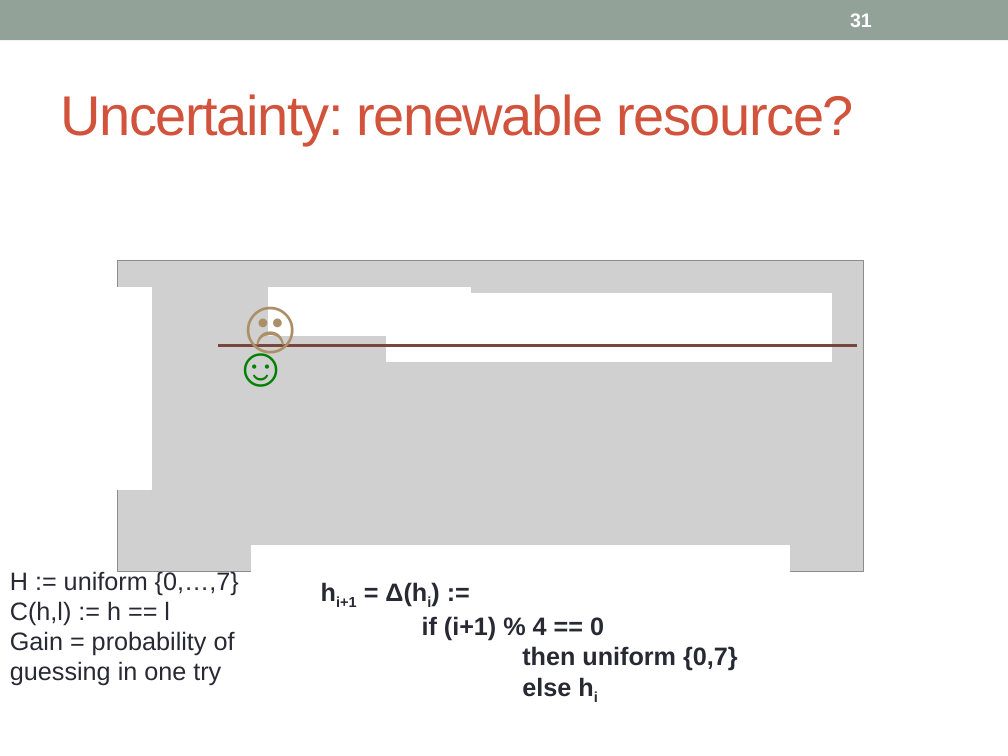
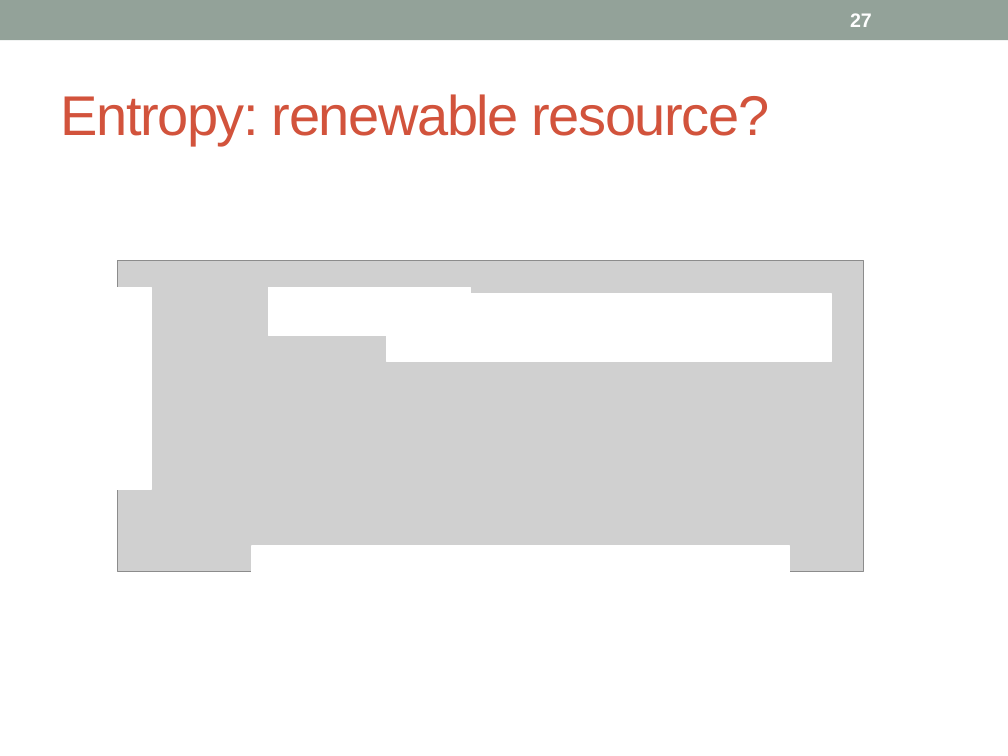
Before and after one commit to piotrm0/piotrm0.github.io, a slide deck: slide 27 of docs/mardziel15hcss.pres.pptx (slide 31 before the commit). Drawn at 1008x756 pixels with LibreOffice and Linux fonts; fonts in the diff are those of the drawing; grey boxes stand for pictures. Boxes give left, top, right and bottom in pixels: in the first picture for what was removed or moved away, otherwise in the second. Text is boxed around its words. In the diff, an @@ line names an element or a change of style, - is before the commit and + after.

```diff
--- a/docs/mardziel15hcss.pres.pptx
+++ b/docs/mardziel15hcss.pres.pptx
@@ page number at <box>850,13,872,27</box>: text changed @@
-31
+27
@@ title at <box>60,94,770,145</box>: text changed @@
-Uncertainty: renewable resource?
+Entropy: renewable resource?
@@ text removed at <box>235,285,286,363</box> @@
-☹
@@ text removed at <box>222,326,299,403</box> @@
-☺
@@ line removed from (219, 346) to (857, 346) @@
@@ text removed at <box>10,569,239,686</box> @@
-H := uniform {0,…,7}
-C(h,l) := h == l
-Gain = probability of
-guessing in one try
@@ text removed at <box>336,582,738,697</box> @@
-hi+1 = Δ(hi) :=
-if (i+1) % 4 == 0
-then uniform {0,7}
-else hi
```
Also in this commit, not shown: 39 other slides changed, 2 slides added, 6 slides removed, 34 other files.
